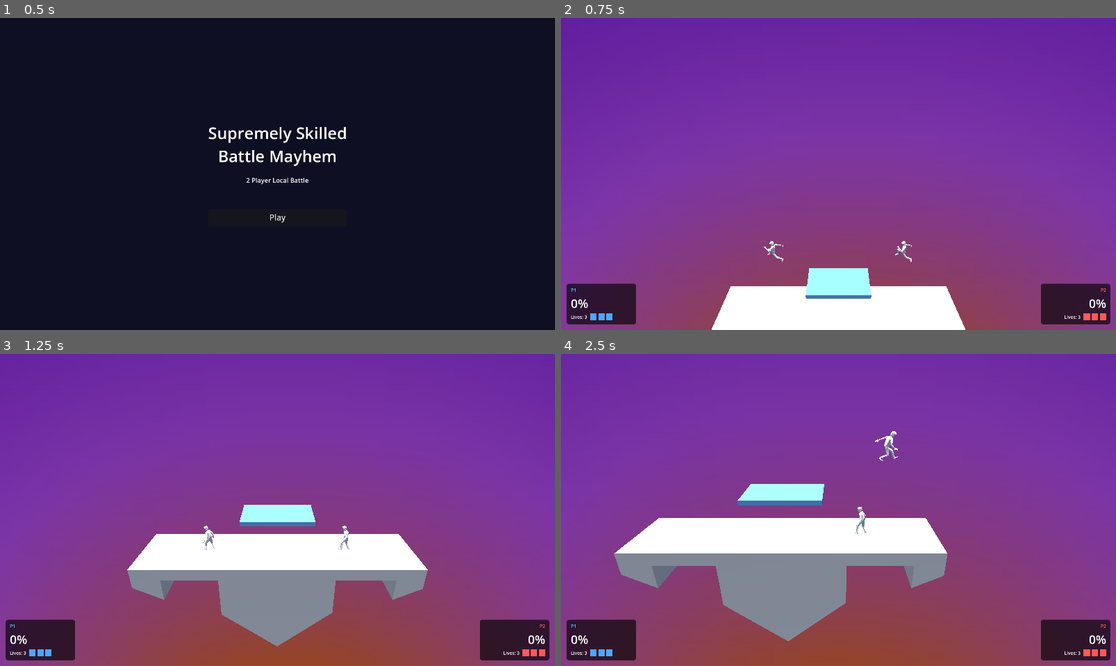
Above: before the commit, frames 1-4 (two rows, left to right).
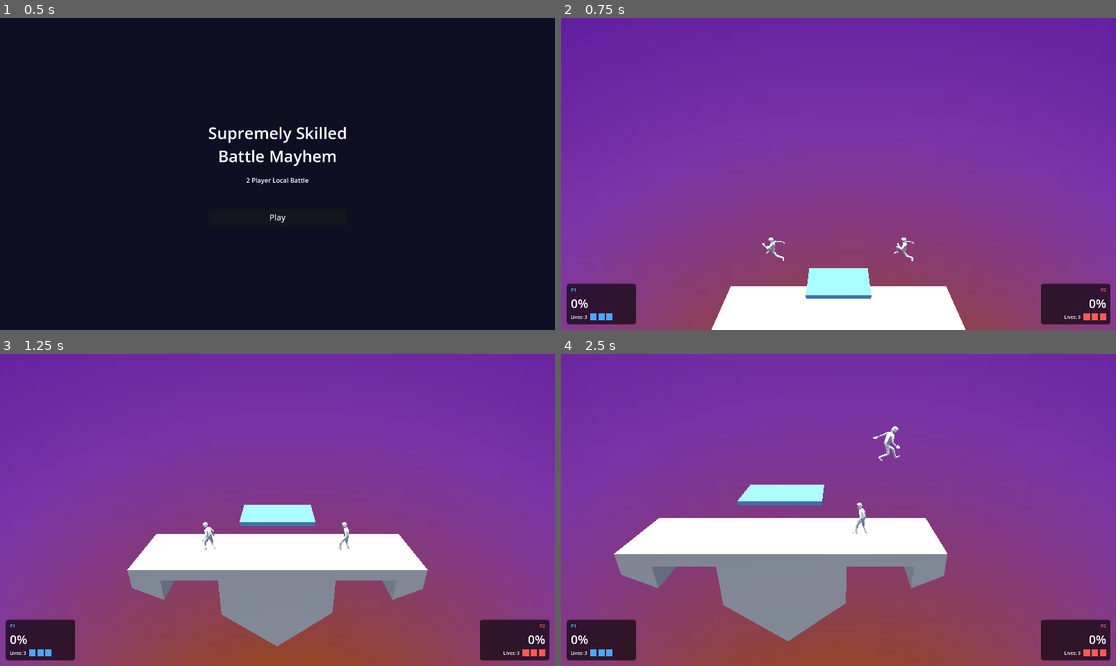
Above: after the commit, the same moments.

Repository: notBjorn/Supremely-Skilled-Battle-Mayhem
Game: Godot game, scene res://menus/main_menu.tscn
Two runs of this game, one before a commit and one after it. Both use one fixed random seed, a clock stepped at 60 frames per second and the inputs below.
Inputs (mouse positions are in pixels of both pictures, inside the frame that each line leads up to):
- Up to frame 1 (0.5 s): no input
- Up to frame 2 (0.75 s): click "Play" at 0.5 s
- Up to frame 3 (1.25 s): no input
- Up to frame 4 (2.5 s): move the mouse to (960, 494) at 1.27 s; hold D (p1_move_right) 1.28-2.03 s; tap F (p1_attack) at 1.35 s; click (960, 494) at 1.42 s; tap W (p1_jump) at 1.52, 2.27 s; move the mouse to (727, 525) at 2.02 s; hold S (p1_down) from 2.03 s (still down); tap E (p1_dodge) at 2.1 s

Frame 1 is identical in both runs. In frame 2, 0.2% of the frame differs, in the area x 36-64%, y 70-79%; in frame 3, 0.1%; in frame 4, 0.5%, in the area x 9-70%, y 23-92%.

Commit message:
added ledge-grabs, with hogging, invincibility frames and a jump getup option. No animation yet

Diff:
--- a/gameplay/fighters/fighter_controller.gd
+++ b/gameplay/fighters/fighter_controller.gd
@@ -9,6 +9,7 @@
 const STATE_ATTACK := "attack"
 const STATE_DAMAGE := "damage"
 const STATE_SHIELD := "shield"
+const STATE_LEDGE := "ledge"
 
 const ACTION_ATTACK := "attack"
 const ACTION_SPECIAL := "special"
@@ -64,6 +65,10 @@
 @export var special_knockback_scale := 0.14
 @export var damage_stun_duration := 0.28
 @export var invincibility_duration := 2.0
+@export var ledge_hang_invincibility := 1.5
+@export var ledge_regrab_cooldown := 0.50
+@export var ledge_release_jump_scale := 1.0
+
 @export var idle_animation := "Idle"
 @export var run_animation := "Run"
 @export var jump_animation := "Jump"
@@ -95,6 +100,8 @@
 var invincibility_remaining := 0.0
 var was_on_floor := false
 var is_fast_falling := false
+var current_ledge: Ledge = null
+var ledge_grab_cooldown_remaining := 0.0
 
 var mesh_instance: MeshInstance3D
 var state_material: StandardMaterial3D
@@ -133,6 +140,10 @@
 
 func _physics_process(delta: float) -> void:
 	_tick_invincibility(delta)
+	_tick_ledge_cooldown(delta)
+	if state == STATE_LEDGE:
+		_handle_ledge_state(delta)
+		return
 	_check_drop_through_input()
 	_tick_drop_through(delta)
 	_update_collision_mask()
@@ -171,6 +182,8 @@
 func take_damage(amount: float, knockback: Vector3) -> void:
 	if state == STATE_SHIELD or invincibility_remaining > 0.0:
 		return
+	if state == STATE_LEDGE:		# Release Ledge on damage
+		_release_current_ledge()
 	damage_percent += amount
 	velocity = knockback / maxf(weight, 0.1)
 	if velocity.z != 0.0:
@@ -183,6 +196,8 @@
 	damaged.emit(_player_index(), damage_percent)
 
 func _input(event: InputEvent) -> void:
+	if state == STATE_LEDGE:
+		return
 	input_event_count += 1
 	var requested_action := _event_to_action(event)
 	last_input_action = requested_action
@@ -518,6 +533,45 @@
 		shield_visual.visible = next_state == STATE_SHIELD
 	_update_animation()
 
+
+# we enter here from the ledge script when a body enters the ledge
+func enter_ledge_grab(ledge: Ledge) -> void:
+	if current_ledge != null and current_ledge != ledge: #cleanup old ledge if not released
+		current_ledge.release(self)
+	current_ledge = ledge
+	velocity = Vector3.ZERO
+	global_position = ledge.get_hang_position()
+	action_lock_remaining = 0.0
+	queued_action = ""
+	hitbox_active_remaining = 0.0
+	_disable_hitbox()
+	invincibility_remaining = ledge_hang_invincibility
+	is_fast_falling = false
+	jumps_used = 0                       # ledge grab refreshes jumps
+	_set_state(STATE_LEDGE)
+
+func _handle_ledge_state(delta: float) -> void:
+	velocity = Vector3.ZERO
+	if Input.is_action_just_pressed(jump_action):
+		_release_ledge_and_jump()
+
+func _release_ledge_and_jump() -> void:
+	_release_current_ledge()
+	velocity.y = jump_velocity * ledge_release_jump_scale
+	jumps_used = 1
+	_set_state(STATE_JUMP)
+	_play_animation(jump_animation, true)
+
+func _release_current_ledge() -> void:
+	if current_ledge != null:
+		current_ledge.release(self)
+	current_ledge = null
+	ledge_grab_cooldown_remaining = ledge_regrab_cooldown
+
+func _tick_ledge_cooldown(delta: float) -> void:
+	if ledge_grab_cooldown_remaining > 0.0:
+		ledge_grab_cooldown_remaining = maxf(ledge_grab_cooldown_remaining - delta, 0.0)
+
 func _configure_animation_loops() -> void:
 	if animation_player == null:
 		return
@@ -594,6 +648,7 @@
 	_respawn()
 
 func _respawn() -> void:
+	_release_current_ledge()
 	died.emit(_player_index())
 	if not is_inside_tree():
 		return
--- a/gameplay/stages/proto_stage/MainStage.tscn
+++ b/gameplay/stages/proto_stage/MainStage.tscn
@@ -59,7 +59,7 @@
 transform = Transform3D(1, 0, 0, 0, 1, 0, 0, 0, 1, 0, 0, 19)
 shape = SubResource("BoxShape3D_a0tk4")
 
-[node name="Left2" type="CollisionShape3D" parent="DeathBox" unique_id=204363415]
+[node name="Right" type="CollisionShape3D" parent="DeathBox" unique_id=204363415]
 transform = Transform3D(1, 0, 0, 0, 1, 0, 0, 0, 1, 0, 0, -19)
 shape = SubResource("BoxShape3D_a0tk4")
 
@@ -72,11 +72,11 @@
 transform = Transform3D(1, 0, 0, 0, 1, 0, 0, 0, 1, 0, 3, -2.5)
 
 [node name="Player1" parent="." unique_id=955434138 instance=ExtResource("2_x3qch")]
-transform = Transform3D(1, 0, 0, 0, 1, 0, 0, 0, 1, 0, 3, 2.5)
+transform = Transform3D(1.15, 0, 0, 0, 1.15, 0, 0, 0, 1.15, 0, 3, 2.5)
 spawn_position = Vector3(0, 3, 2.5)
 
 [node name="Player2" parent="." unique_id=84331383 instance=ExtResource("2_x3qch")]
-transform = Transform3D(1, 0, 0, 0, 1, 0, 0, 0, 1, 0, 3, -2.5)
+transform = Transform3D(1.15, 0, 0, 0, 1.15, 0, 0, 0, 1.15, 0, 3, -2.5)
 player_label = "P2"
 move_left_action = "p2_move_left"
 move_right_action = "p2_move_right"
@@ -111,5 +111,5 @@
 light_energy = 1.975
 
 [node name="Sky" type="MeshInstance3D" parent="." unique_id=80229915]
-transform = Transform3D(1, 0, 0, 0, 1, 0, 0, 0, 1, -20, 0, 0)
+transform = Transform3D(1, 0, 0, 0, 1, 0, 0, 0, 1, -20, 0, 0.07052612)
 mesh = SubResource("QuadMesh_xaowm")
--- a/gameplay/stages/proto_stage/StageProper.tscn
+++ b/gameplay/stages/proto_stage/StageProper.tscn
@@ -1,25 +1,42 @@
 [gd_scene format=3 uid="uid://bm64najw6vh12"]
 
-[ext_resource type="PackedScene" uid="uid://dxvagwre2f6pn" path="res://3dModels/ProtoStageSSBM.glb" id="1_6ldny"]
+[ext_resource type="PackedScene" uid="uid://dxvagwre2f6pn" path="res://gameplay/stages/proto_stage/ProtoStageSSBM.glb" id="1_6ldny"]
+[ext_resource type="Script" uid="uid://cfuyn8mfs3ag2" path="res://gameplay/stages/proto_stage/ledge.gd" id="2_7ix07"]
 
 [sub_resource type="BoxShape3D" id="BoxShape3D_e0lor"]
 size = Vector3(2.07, 3.26, 2.02)
 
 [sub_resource type="BoxShape3D" id="BoxShape3D_8qxny"]
-size = Vector3(2.3, 3.07, 0.06)
+size = Vector3(2.59, 1.06, 0.59)
 
 [node name="ProtoStageSSBM" unique_id=232341958 instance=ExtResource("1_6ldny")]
 
-[node name="CollisionShape3D" parent="Cube/StaticBody3D" parent_id_path=PackedInt32Array(912855658) index="0" unique_id=1545086486]
+[node name="CollisionShape3D" parent="Cube/StaticBody3D" parent_id_path=PackedInt32Array(1320250410) index="0" unique_id=745746993]
 shape = SubResource("BoxShape3D_e0lor")
 debug_color = Color(0.9734263, 0, 0.43744412, 0.41960785)
 
-[node name="LeftLedge" type="CollisionShape3D" parent="Cube/StaticBody3D" parent_id_path=PackedInt32Array(912855658) index="1" unique_id=1862317836]
-transform = Transform3D(1, 0, 0, 0, 1, 0, 0, 0, 1, 0, 0, -1.01)
+[node name="LeftLedge" type="Area3D" parent="." index="1" unique_id=322582753]
+transform = Transform3D(1, 0, 0, 0, 1, 0, 0, 0, 1, 0, -0.23, 5.04)
+collision_layer = 0
+collision_mask = 4
+script = ExtResource("2_7ix07")
+
+[node name="LeftLedge" type="CollisionShape3D" parent="LeftLedge" index="0" unique_id=1862317836]
 shape = SubResource("BoxShape3D_8qxny")
 debug_color = Color(0.079514705, 0.6494912, 5.7756904e-07, 0.41960785)
 
-[node name="RightLedge" type="CollisionShape3D" parent="Cube/StaticBody3D" parent_id_path=PackedInt32Array(912855658) index="2" unique_id=1050073173]
-transform = Transform3D(1, 0, 0, 0, 1, 0, 0, 0, 1, 0, 0, 1.01)
+[node name="HangPosition" type="Marker3D" parent="LeftLedge" index="1" unique_id=1101847980]
+transform = Transform3D(1, 0, 0, 0, 1, 0, 0, 0, 1, 0, -0.12, 0)
+
+[node name="RightLedge" type="Area3D" parent="." index="2" unique_id=1199601294]
+transform = Transform3D(1, 0, 0, 0, 1, 0, 0, 0, 1, 0, -0.23, -5.04)
+collision_layer = 0
+collision_mask = 4
+script = ExtResource("2_7ix07")
+
+[node name="RightLedge" type="CollisionShape3D" parent="RightLedge" index="0" unique_id=1050073173]
 shape = SubResource("BoxShape3D_8qxny")
 debug_color = Color(0.079514705, 0.6494912, 5.7756904e-07, 0.41960785)
+
+[node name="HangPosition" type="Marker3D" parent="RightLedge" index="1" unique_id=1690074398]
+transform = Transform3D(1, 0, 0, 0, 1, 0, 0, 0, 1, 0, -0.12, 0)
--- /dev/null
+++ b/gameplay/stages/proto_stage/ledge.gd
@@ -0,0 +1,58 @@
+class_name Ledge
+extends Area3D
+
+# How long the fighter is invincible while on ledge.
+@export var hang_invincibility := 1.5
+
+# Path to the Marker3D ie where the player will snap to.
+@export var hang_marker_path: NodePath = "HangPosition"
+
+# who is on ledge
+var current_occupant: Node = null
+
+var _hang_marker: Marker3D
+
+# Called when the node enters the scene tree for the first time.
+func _ready() -> void:
+	_hang_marker = get_node_or_null(hang_marker_path) as Marker3D
+	body_entered.connect(_on_body_entered)
+
+# When body enters the ledge and it satisfies the grab conditions,
+# we call the enter ledge grab function in fighter_controller.gd.
+# We pass the ledge itself as the object
+func _on_body_entered(body: Node) -> void:
+	if not _can_grab(body):
+		return
+	current_occupant = body
+	body.enter_ledge_grab(self)
+
+func _can_grab(body: Node) -> bool:
+	if current_occupant != null:
+		return false                              # hogged — second player can't grab
+	if not body.is_in_group("fighters"):
+		return false
+	if body.is_on_floor():
+		return false                              # must be airborne
+	if body.velocity.y > 0.0 and body.global_position.y > global_position.y:
+		return false   # rising AND above the ledge → jumping over from on stage
+	if body.ledge_grab_cooldown_remaining > 0.0:
+		return false                              # just released, can't regrab yet
+	if not _is_facing_ledge(body):
+		return false
+	return true
+
+func _is_facing_ledge(body: Node) -> bool:
+	var direction_to_ledge := signf(global_position.z - body.global_position.z)
+	if direction_to_ledge == 0.0:
+		return true                               # right on top of ledge — allow either facing
+	return direction_to_ledge == body.facing_z
+
+# Called from fighter, when a player wants to release the ledge
+func release(body: Node) -> void:
+	if current_occupant == body: # check if current occupant is the one desireing to release the ledge
+		current_occupant = null
+
+
+func get_hang_position() -> Vector3:
+	return _hang_marker.global_position if _hang_marker else global_position
+# -----------------------
Not shown, added: gameplay/stages/proto_stage/ledge.gd.uid
